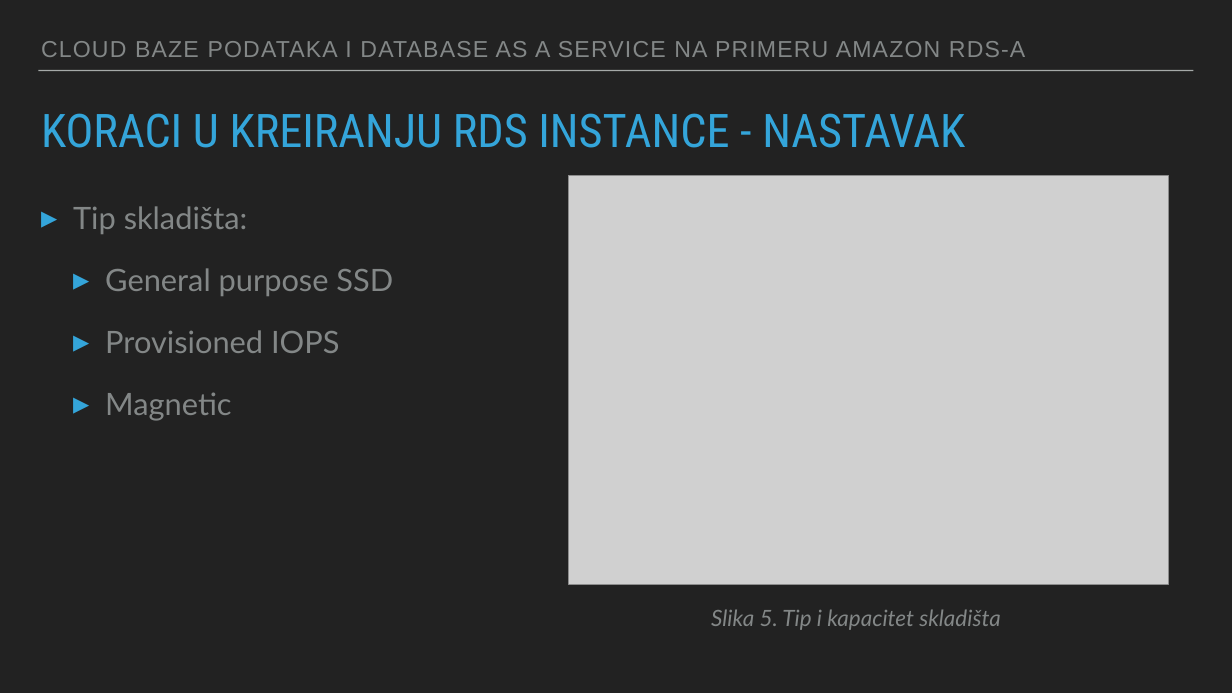
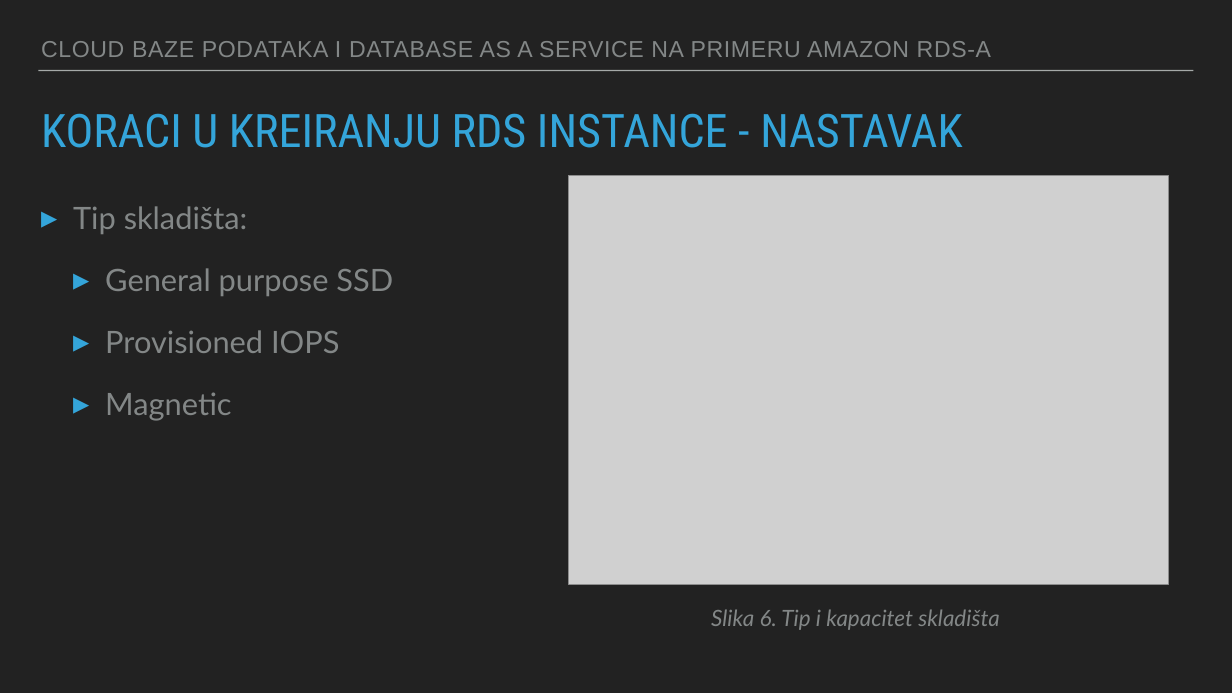
Before and after one commit to svetlanamancic/Amazon-RDS---Cloud-Databases-And-Database-as-a-Service-, a slide deck: slide 10 of Cloud baze podataka i database as a service na primeru Amazon RDS-a.pptx. Drawn at 1232x693 pixels with LibreOffice and Linux fonts; fonts in the diff are those of the drawing; grey boxes stand for pictures. Boxes give left, top, right and bottom in pixels: in the first picture for what was removed or moved away, otherwise in the second. Text is boxed around its words. In the diff, an @@ line names an element or a change of style, - is before the commit and + after.

```diff
--- a/Cloud baze podataka i database as a service na primeru Amazon RDS-a.pptx
+++ b/Cloud baze podataka i database as a service na primeru Amazon RDS-a.pptx
@@ text "CLOUD BAZE PODATAKA I DATABASE ..." at box(41, 41, 991, 57): letter spacing 1.8 to 1 pt @@
@@ title "KORACI U KREIRANJU RDS INSTANCE ..." at box(41, 113, 962, 148): size 72.2 to 72 pt @@
@@ text at box(711, 609, 999, 630): text changed @@
-Slika 5. Tip i kapacitet skladišta
+Slika 6. Tip i kapacitet skladišta
```
Also in this commit, not shown: 15 other slides changed, 2 other files.
